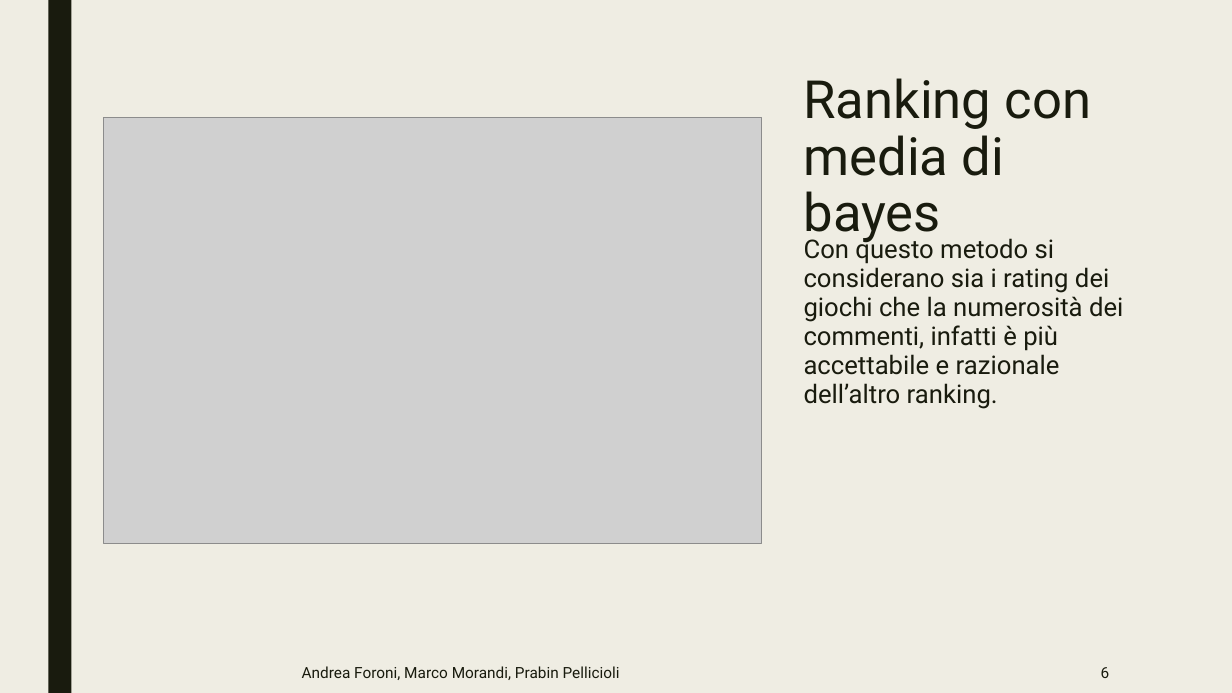
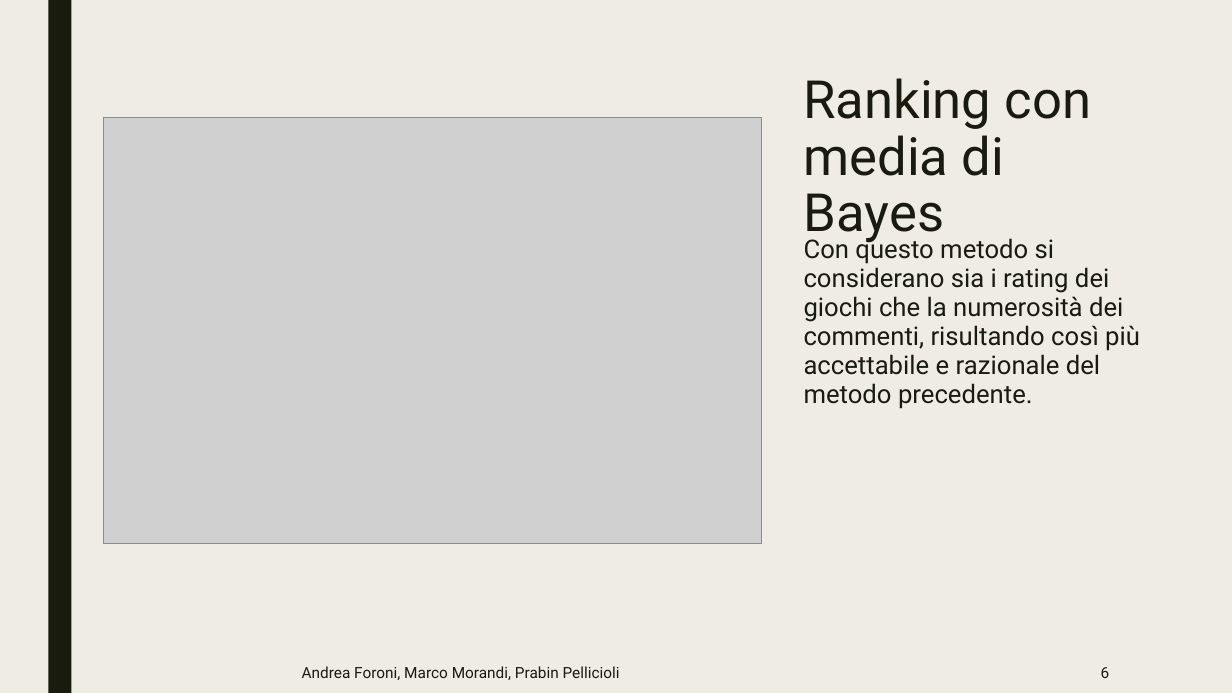
Before and after one commit to Praiban/Boardgamegeek, a slide deck: slide 6 of presentazione.pptx. Drawn at 1232x693 pixels with LibreOffice and Linux fonts; fonts in the diff are those of the drawing; grey boxes stand for pictures. Boxes give left, top, right and bottom in pixels: in the first picture for what was removed or moved away, otherwise in the second. Text is boxed around its words. In the diff, an @@ line names an element or a change of style, - is before the commit and + after.

```diff
--- a/presentazione.pptx
+++ b/presentazione.pptx
@@ title at bbox=[804, 78, 1092, 243]: text changed @@
-Ranking con media di bayes
+Ranking con media di Bayes
@@ text at bbox=[804, 235, 1140, 409]: text changed @@
-Con questo metodo si considerano sia i rating dei giochi che la numerosità dei commenti, infatti è più accettabile e razionale dell’altro ranking.
+Con questo metodo si considerano sia i rating dei giochi che la numerosità dei commenti, risultando così più accettabile e razionale del metodo precedente.
```
Also in this commit, not shown: 9 other slides changed.
